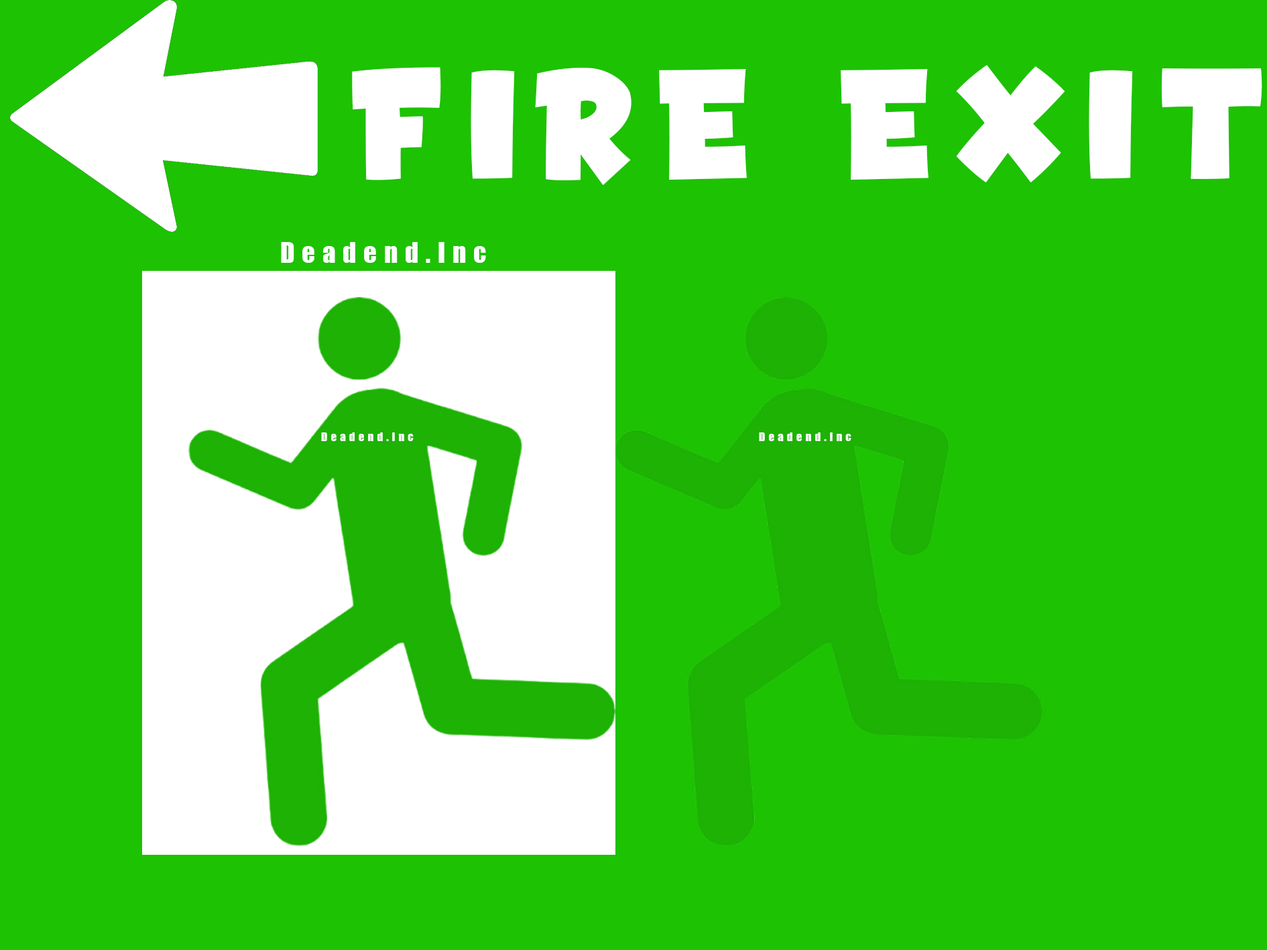
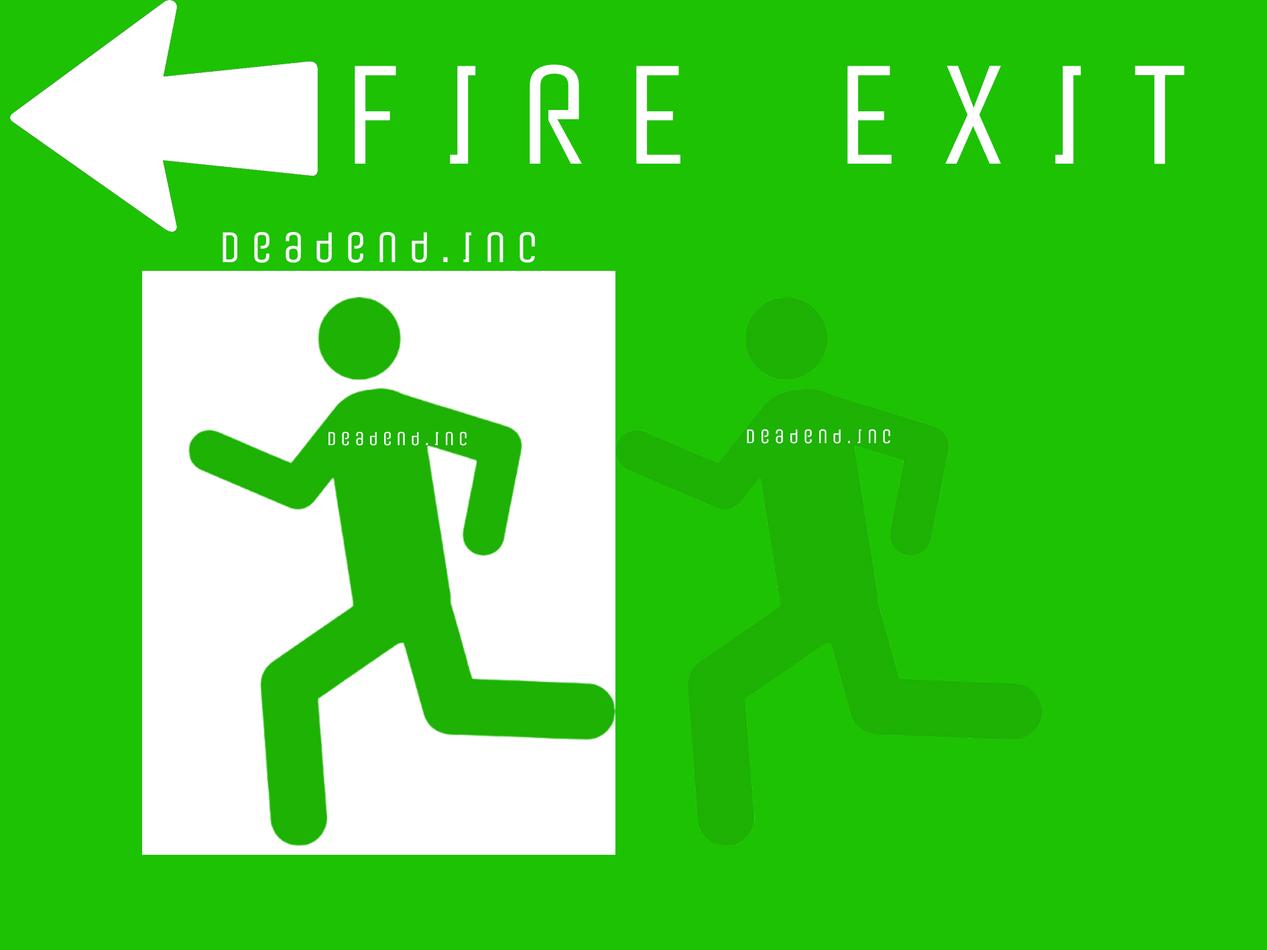
Two versions of the same layered image (1267×950). Layer-by-layer changes:
painted on "FIRE EXIT" over bbox(351, 64, 1263, 186)
painted on "Deadend.Inc" (1st of 3) over bbox(222, 231, 535, 263)
painted on "Deadend.Inc" (2nd of 3) over bbox(746, 429, 891, 444)
painted on "Deadend.Inc" (3rd of 3) over bbox(321, 431, 467, 446)
